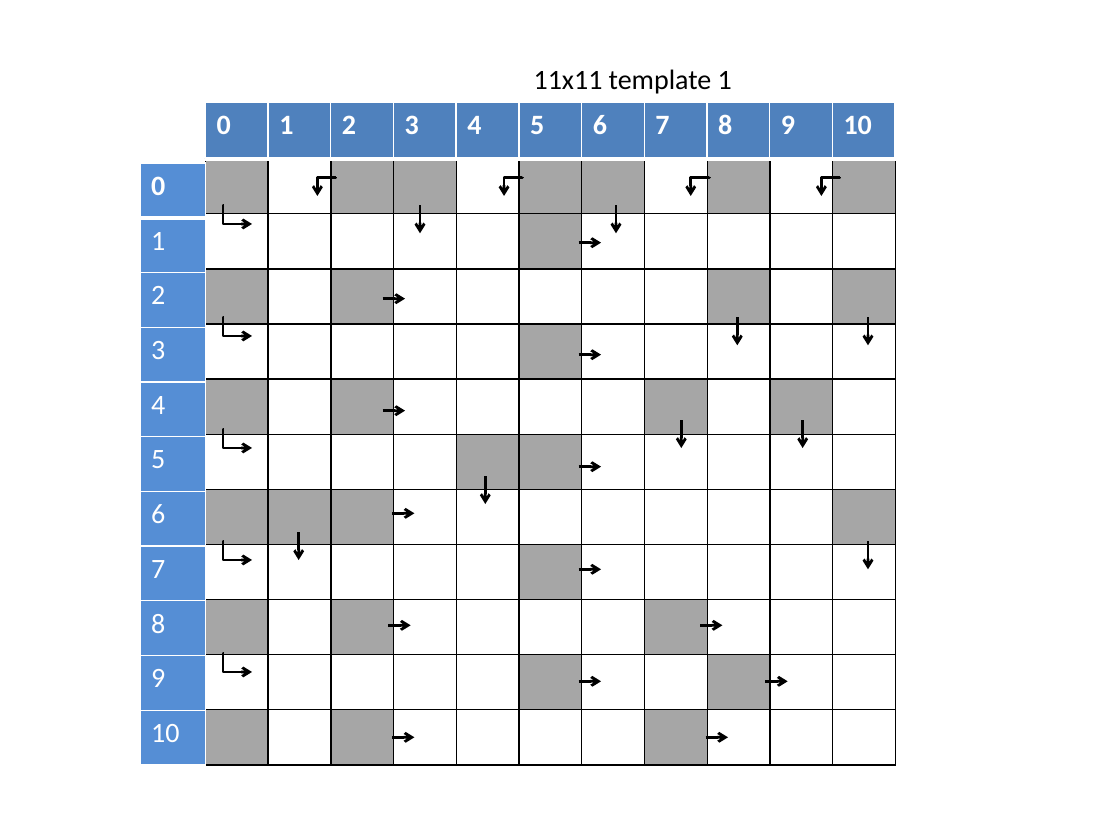
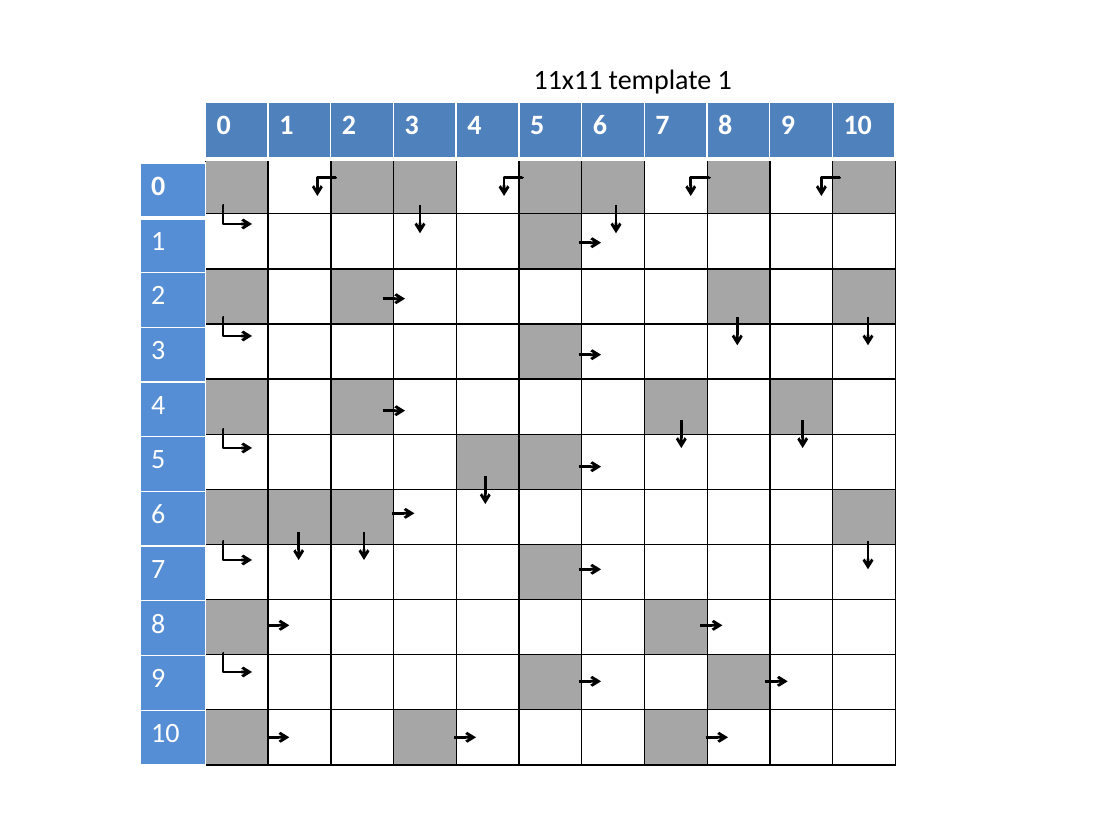
Before and after one commit to rommg/PuzzleCreator, a slide deck: slide 3 of templates/templates.pptx. Drawn at 1120x840 pixels with LibreOffice and Linux fonts; fonts in the diff are those of the drawing. Boxes give left, top, right and bottom in pixels: in the first picture for what was removed or moved away, otherwise in the second. Text is boxed around its words. In the diff, an @@ line names an element or a change of style, - is before the commit and + after.

```diff
--- a/templates/templates.pptx
+++ b/templates/templates.pptx
@@ table at bbox=[205, 159, 895, 766] @@
@@ fill #A6A6A6 to #FFFFFF in 2 cells @@
@@ fill #FFFFFF to #A6A6A6 in row 11, column 4 @@
@@ arrow added from (364, 532) to (364, 560), #000000 1.75 pt @@
@@ arrow moved from (389, 625) - (411, 625) to (267, 625) - (289, 625) @@
@@ arrow added from (267, 737) to (289, 737), #000000 1.75 pt @@
@@ arrow moved from (392, 737) - (414, 737) to (454, 737) - (476, 737) @@
```
Also in this commit, not shown: 2 other files.
